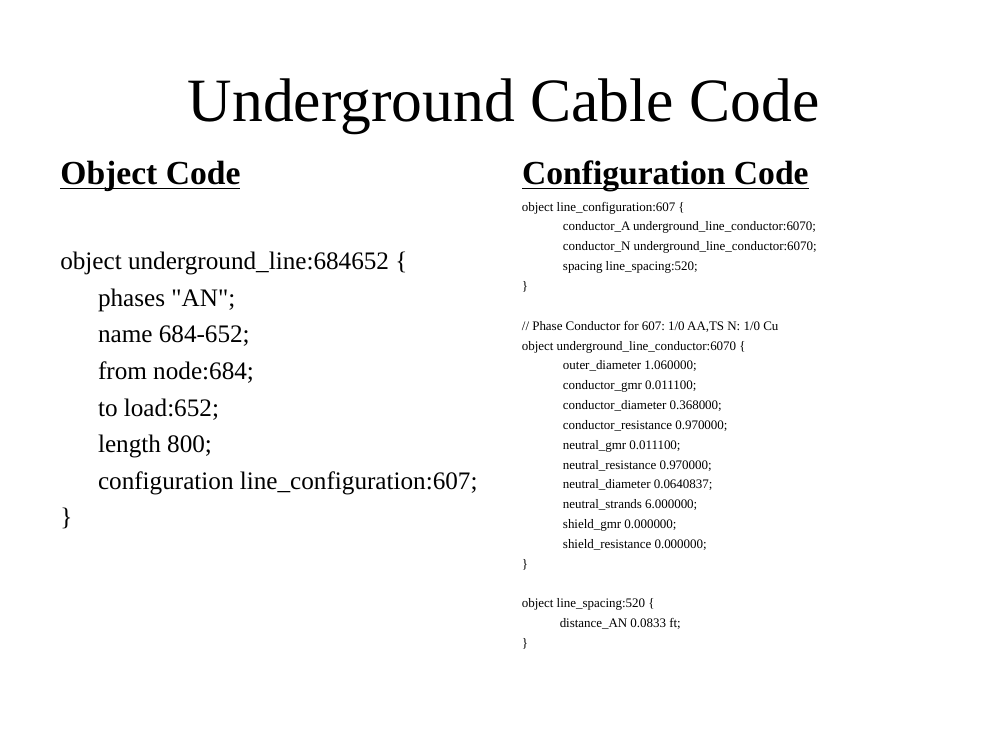
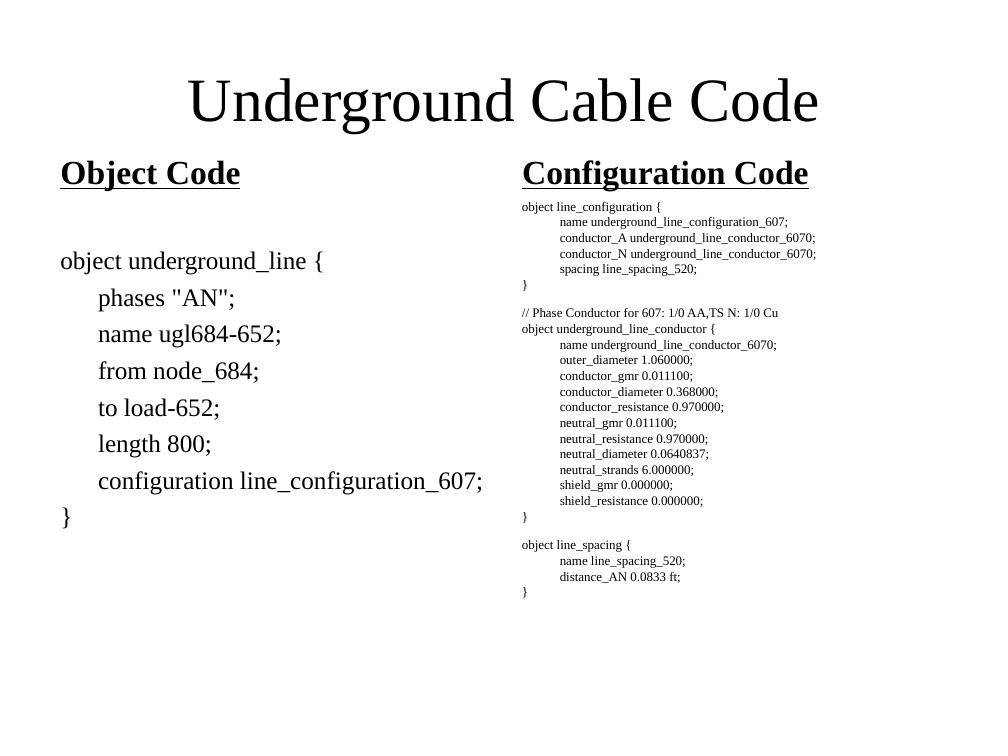
Before and after one commit to gridlab-d/course, a slide deck: slide 15 of ThreeDayCourse_v22/Day1/4.1 - Powerflow Module.ppt. Drawn at 1008x756 pixels with LibreOffice and Linux fonts; fonts in the diff are those of the drawing. Boxes give left, top, right and bottom in pixels: in the first picture for what was removed or moved away, otherwise in the second. Text is boxed around its words. In the diff, an @@ line names an element or a change of style, - is before the commit and + after.

Commit message:
Updates to help prevent propagation of "bad habits" (id numbered objects), as well as other minor touch ups to the presentation.

```diff
--- a/ThreeDayCourse_v22/Day1/4.1 - Powerflow Module.ppt
+++ b/ThreeDayCourse_v22/Day1/4.1 - Powerflow Module.ppt
@@ text at (522,202,817,276): text changed @@
-object line_configuration:607 {
-conductor_A underground_line_conductor:6070;
-conductor_N underground_line_conductor:6070;
-spacing line_spacing:520;
+object line_configuration {
+name underground_line_configuration_607;
+conductor_A underground_line_conductor_6070;
+conductor_N underground_line_conductor_6070;
+spacing line_spacing_520;
@@ text at (60,251,306,275): text changed @@
-object underground_line:684652 {
+object underground_line {
@@ text at (98,324,282,420): text changed @@
-name 684-652;
-from node:684;
-to load:652;
+name ugl684-652;
+from node_684;
+to load-652;
@@ text at (522,324,777,352): text changed @@
-object underground_line_conductor:6070 {
+object underground_line_conductor {
+name underground_line_conductor_6070;
@@ text at (532,308,778,583): less space between paragraphs @@
@@ text at (98,471,483,495): text changed @@
-configuration line_configuration:607;
+configuration line_configuration_607;
@@ text at (522,540,686,568): text changed @@
-object line_spacing:520 {
+object line_spacing {
+name line_spacing_520;
```
Also in this commit, not shown: 9 other slides changed, 1 other file.
